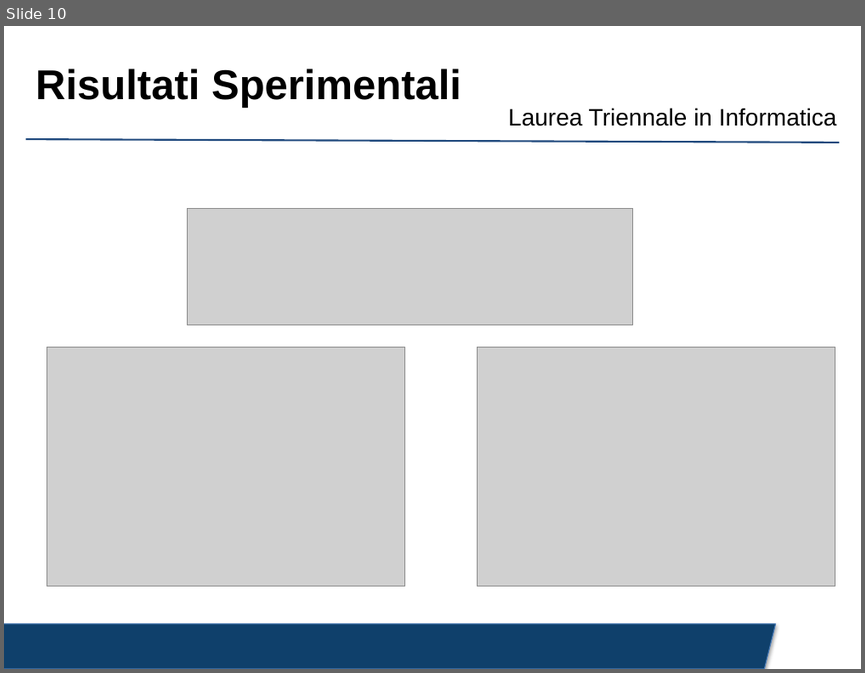
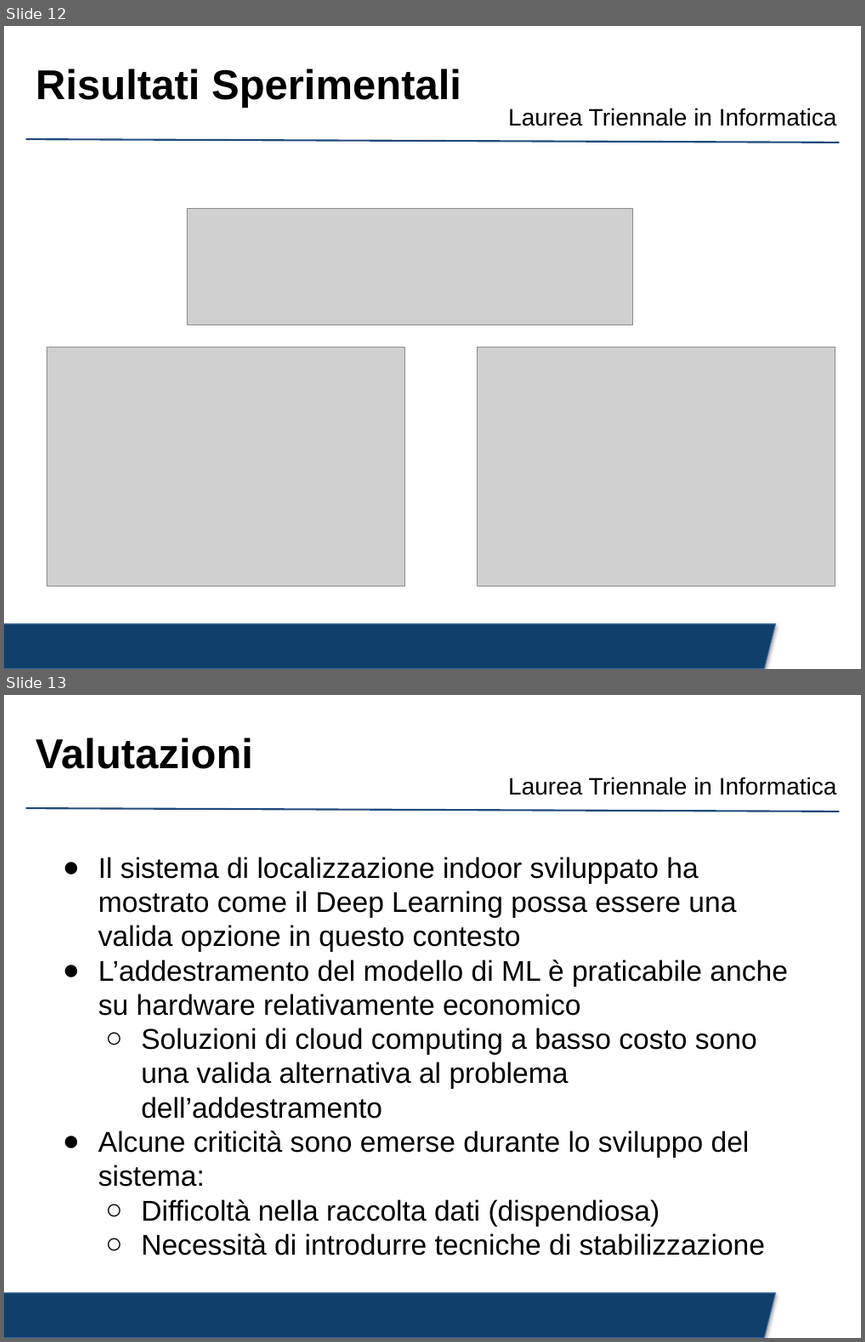
Before and after one commit to crybot/indoor-localization-deep-learning, a slide deck: presentation/presentation.pptx. Shown one above the other, each under a label of ours: slide 10 before the commit, slides 12 and 13 after it. The pictures are 865x673 and 865x1342 pixels, drawn with LibreOffice and Linux fonts; fonts in the diff are those of the drawing; grey boxes stand for pictures; background and template pictures are left out. Boxes give left, top, right and bottom in pixels: in the first picture for what was removed or moved away, otherwise in the second. Text is boxed around its words. In the diff, an @@ line names an element or a change of style, - is before the commit and + after.

```diff
--- a/presentation/presentation.pptx
+++ b/presentation/presentation.pptx
@@ slide 13 added at [4,695,861,1338], background #FFFFFF; not listed: 3 template elements that a slide beside it also shows @@
@@ title added at [35,737,253,769], 35 pt, text #000000, bold @@
+Valutazioni
@@ text added at [98,857,788,1255], 24 pt, text #000000 @@
+● Il sistema di localizzazione indoor sviluppato ha mostrato come il Deep Learning possa essere una valida opzione in questo contesto
+● L’addestramento del modello di ML è praticabile anche su hardware relativamente economico
+  ○ Soluzioni di cloud computing a basso costo sono una valida alternativa al problema dell’addestramento
+● Alcune criticità sono emerse durante lo sviluppo del sistema:
+  ○ Difficoltà nella raccolta dati (dispendiosa)
+  ○ Necessità di introdurre tecniche di stabilizzazione
@@ what was slide 10 is now slide 12 @@
```
Also in this commit, not shown: 4 slides changed, 2 other slides added, 2 other files.
